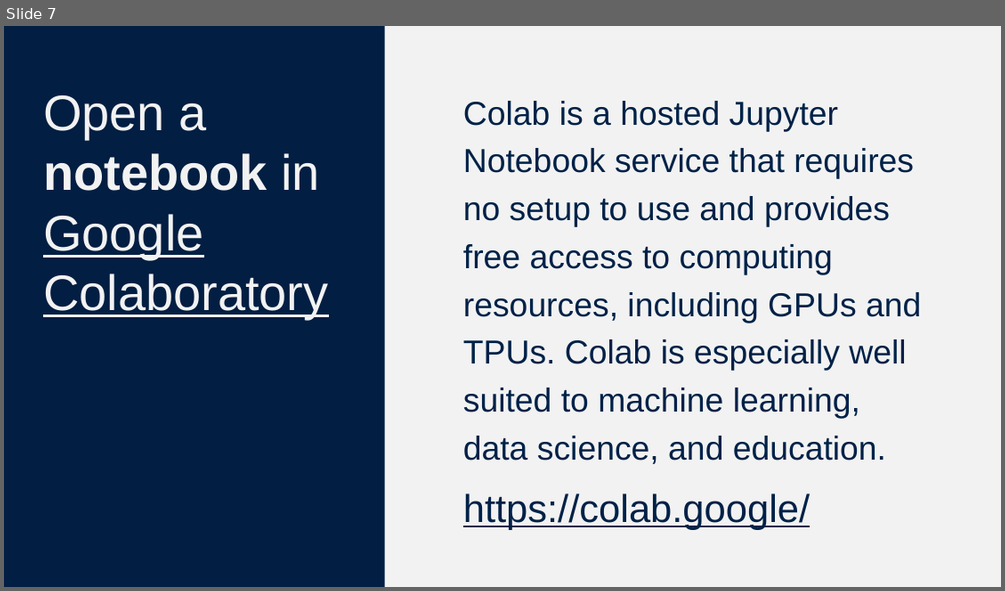
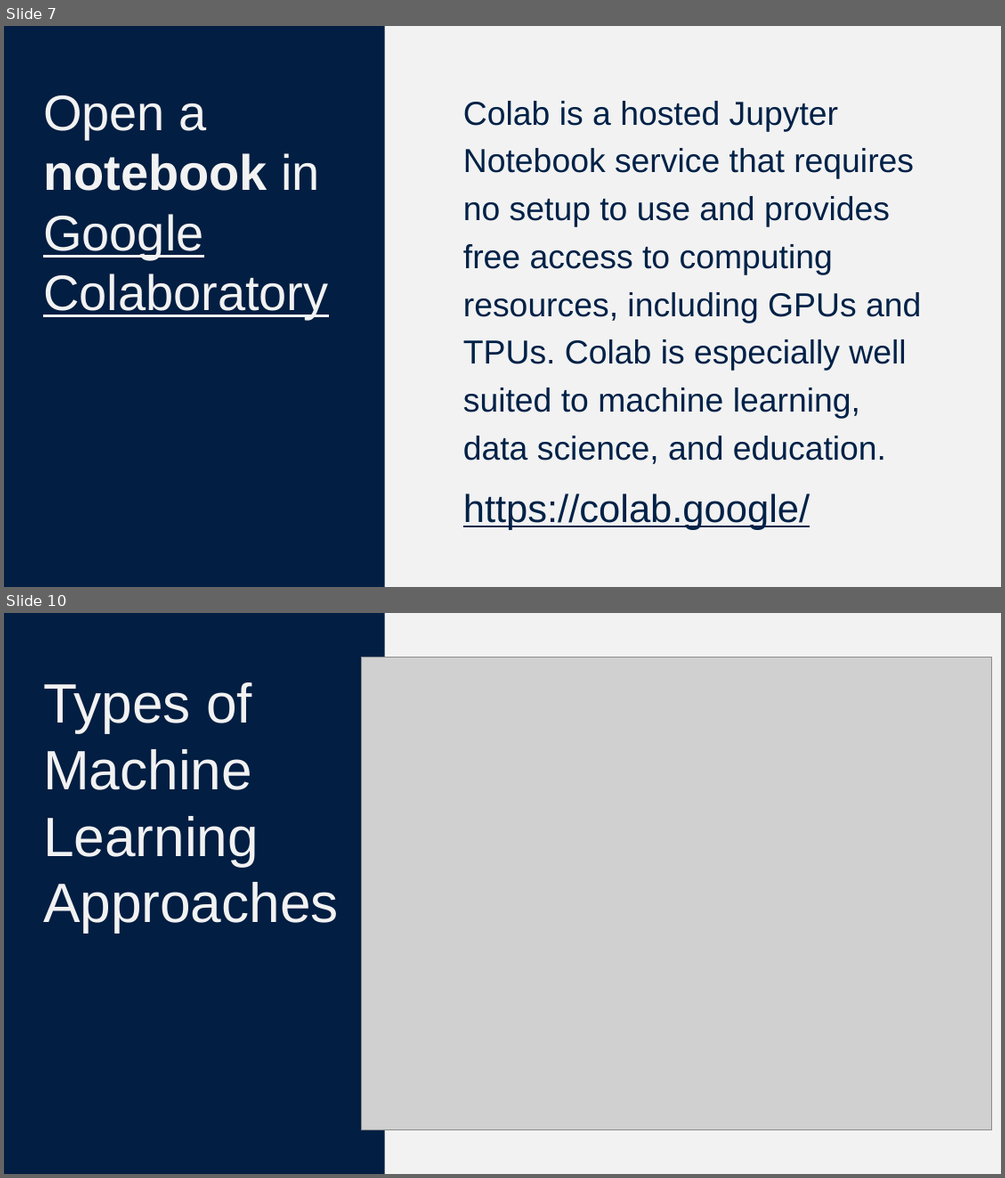
Before and after one commit to ChenZijiSubset/coding_class, a slide deck: Lecture0IntroCS.pptx. Shown one above the other, each under a label of ours: slide 7 before the commit, slides 7 and 10 after it; the slides between them are not shown. The pictures are 1005x591 and 1005x1178 pixels, drawn with LibreOffice and Linux fonts; fonts in the diff are those of the drawing; grey boxes stand for pictures. Boxes give left, top, right and bottom in pixels: in the first picture for what was removed or moved away, otherwise in the second. Text is boxed around its words. In the diff, an @@ line names an element or a change of style, - is before the commit and + after.

```diff
--- a/Lecture0IntroCS.pptx
+++ b/Lecture0IntroCS.pptx
@@ slide 10 added at <box>4,613,1001,1174</box>, background #F2F2F2 @@
@@ picture added at <box>361,657,991,1129</box> @@
@@ title added at <box>43,682,339,933</box>, 40 pt, text #F2F2F2 @@
+Types of Machine Learning Approaches
```
Also in this commit, not shown: 3 slides changed, 15 other slides added, 1 other file.
